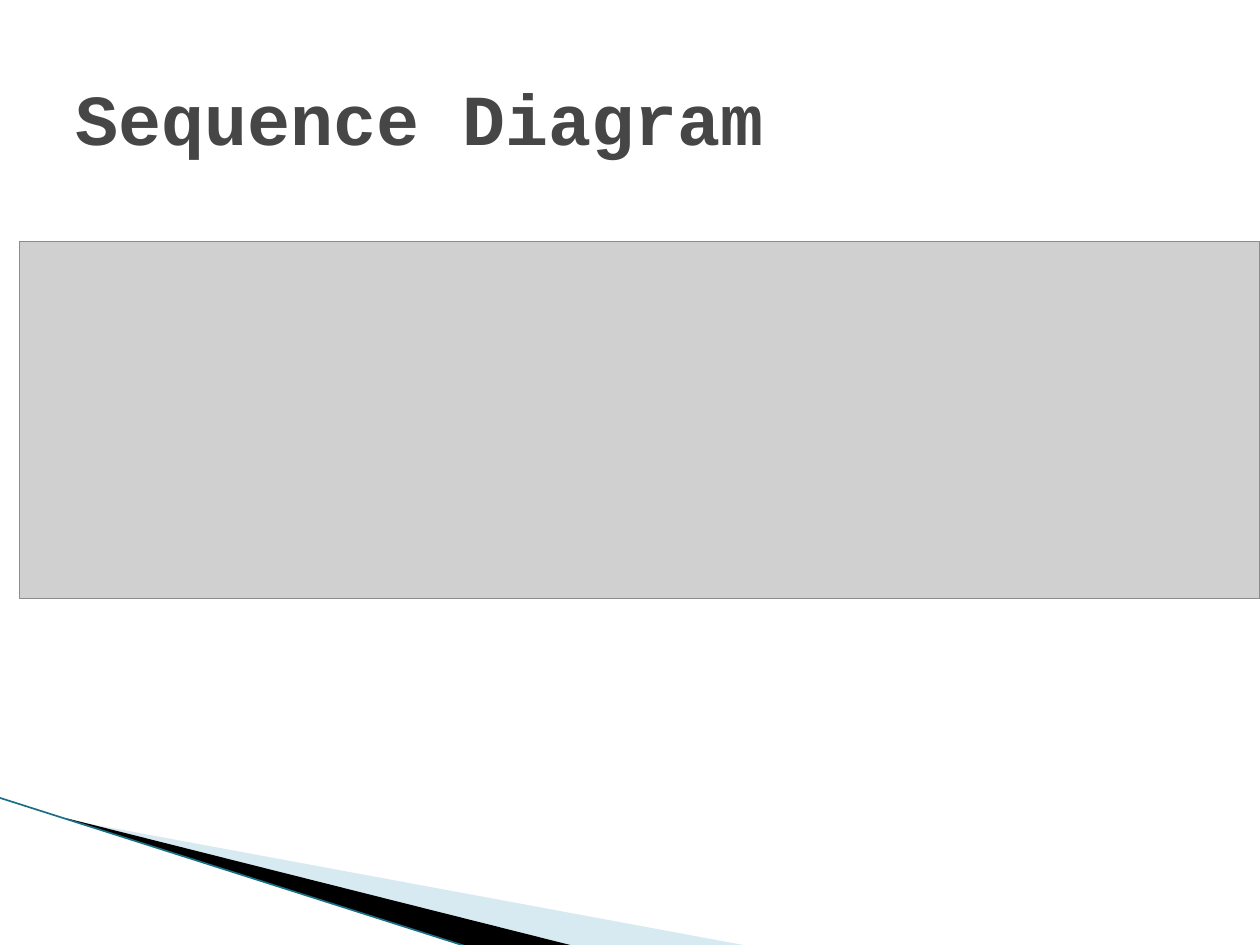
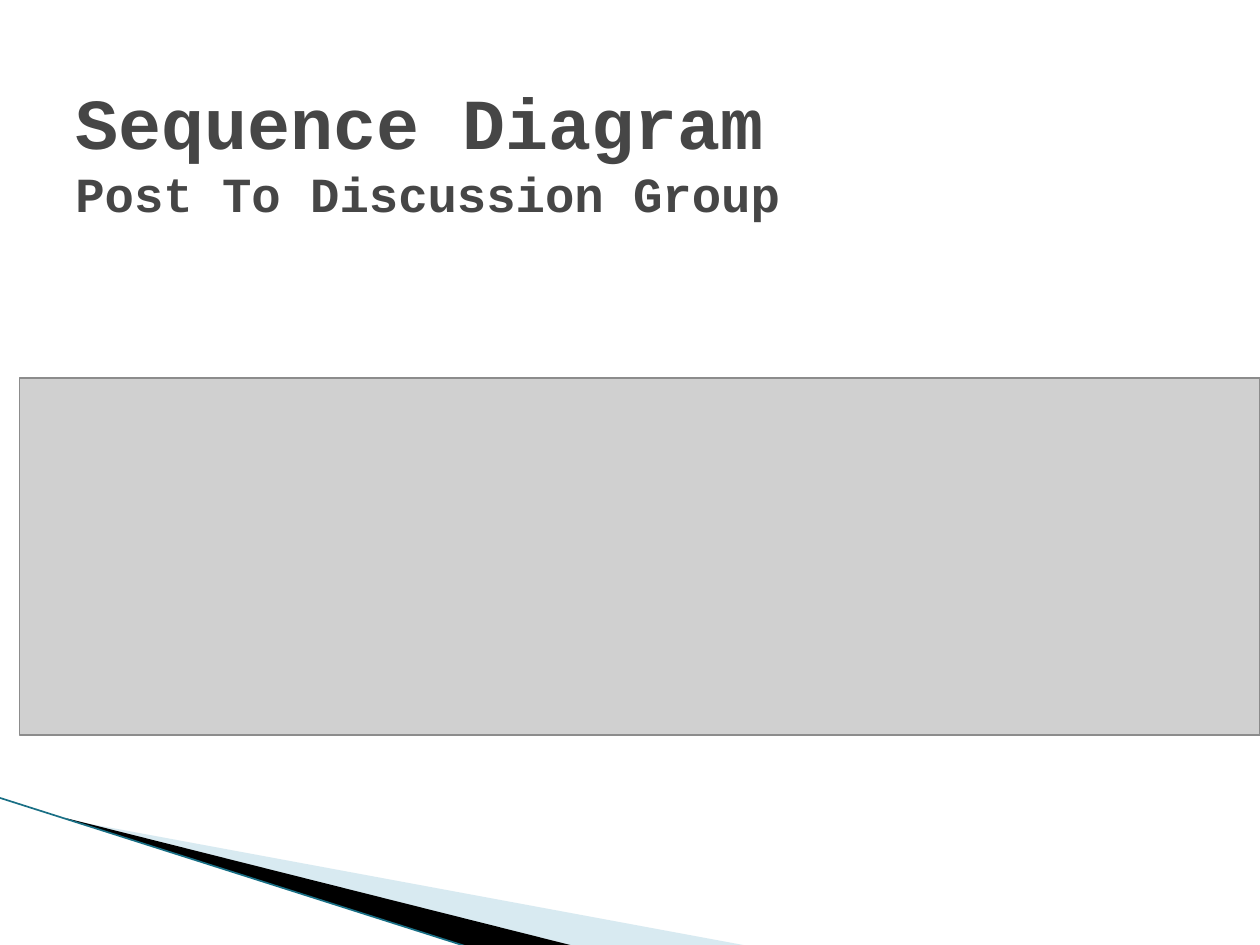
Before and after one commit to satpreetsingh/183project, a slide deck: slide 10 of Documentation/Architecture/NoteShare System Architecture.pptx. Drawn at 1260x945 pixels with LibreOffice and Linux fonts; fonts in the diff are those of the drawing; grey boxes stand for pictures; background and template pictures are left out. Boxes give left, top, right and bottom in pixels: in the first picture for what was removed or moved away, otherwise in the second. Text is boxed around its words. In the diff, an @@ line names an element or a change of style, - is before the commit and + after.

```diff
--- a/Documentation/Architecture/NoteShare System Architecture.pptx
+++ b/Documentation/Architecture/NoteShare System Architecture.pptx
@@ title at bbox=[75, 98, 780, 222]: text changed; size 41 to 28 pt @@
-Sequence Diagram
+Sequence Diagram
+Post To Discussion Group
@@ picture: place and size @@
-picture at bbox=[20, 242, 1260, 598]
+picture at bbox=[20, 378, 1260, 735]
```
Also in this commit, not shown: 1 slide added.
